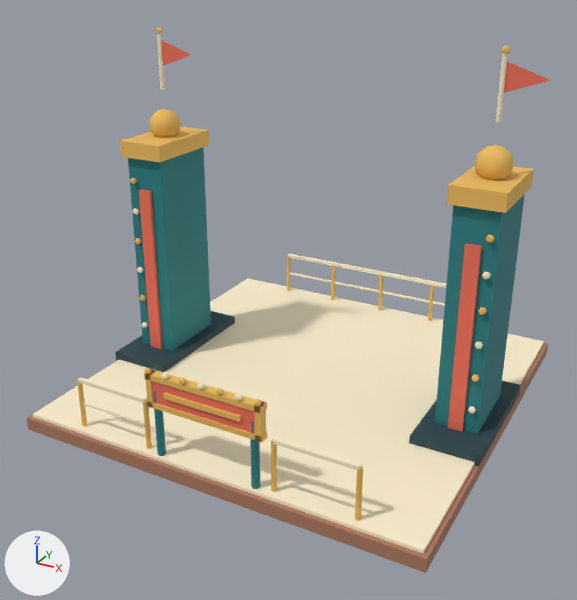
One commit to the glTF model games/brightway-park/public/art/models/ride_topspin.glb: the scene before it, then after it.
One viewpoint serves both versions: a camera (50 mm lens) standing at (6.25, -12.23, 7.9) and looking at (-0.11, -0.67, 2.12). The axes (+X, +Y, +Z) are drawn at lower left. The lights are the same throughout. The picture after the commit comes second. Where no turn or scale is listed for an object, it has been applied to the vertices.

Names of what the first picture shows: 'ride_topspin_0', 'ride_topspin_1', 'ride_topspin_2', 'ride_topspin_3', 'ride_topspin_4', 'ride_topspin_5', 'ride_topspin_6'.
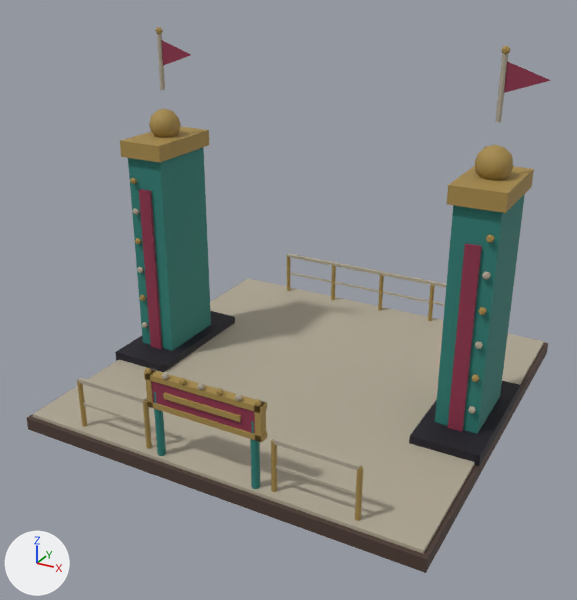
Pixel boxes (x1, y1, x2, y2) of what changed, in the pictures (577 x 600 px):
'ride_topspin_1', recoloured (beige to grey): (33, 33, 544, 554) in both
'ride_topspin_3', recoloured: (77, 27, 534, 521) in both
'ride_topspin_0', recoloured: (26, 288, 548, 573) in both
'ride_topspin_4', recoloured: (139, 189, 482, 434) in both
'ride_topspin_5', recoloured: (115, 311, 521, 466) in both
'ride_topspin_6', recoloured: (161, 40, 551, 93) in both

What changed in the scene script:
```text
Change mat_material_0:
    mat_material_0.base_color: (0.418, 0.191, 0.117) -> (0.0742, 0.0437, 0.0331)  # brown #ad7960 -> brown #4d3b33
Change mat_material_1:
    mat_material_1.base_color: (1.0, 0.88, 0.624) -> (0.44, 0.392, 0.301)  # beige #fff1cf -> grey #b1a895
Change mat_material_3:
    mat_material_3.base_color: (0.847, 0.503, 0.107) -> (0.381, 0.254, 0.0685)  # orange #edbc5c -> brown #a68a4a
Change mat_material_4:
    mat_material_4.base_color: (0.863, 0.162, 0.0999) -> (0.262, 0.0284, 0.0685)  # red #ef7059 -> red #8c2f4a
Change mat_material_5:
    mat_material_5.base_color: (0.0176, 0.0578, 0.0723) -> (0.00857, 0.00651, 0.0137)  # dark cyan #24444c -> black #17131f
Change mat_material_6:
    mat_material_6.base_color: (0.863, 0.162, 0.0999) -> (0.262, 0.0284, 0.0685)  # red #ef7059 -> red #8c2f4a
```
